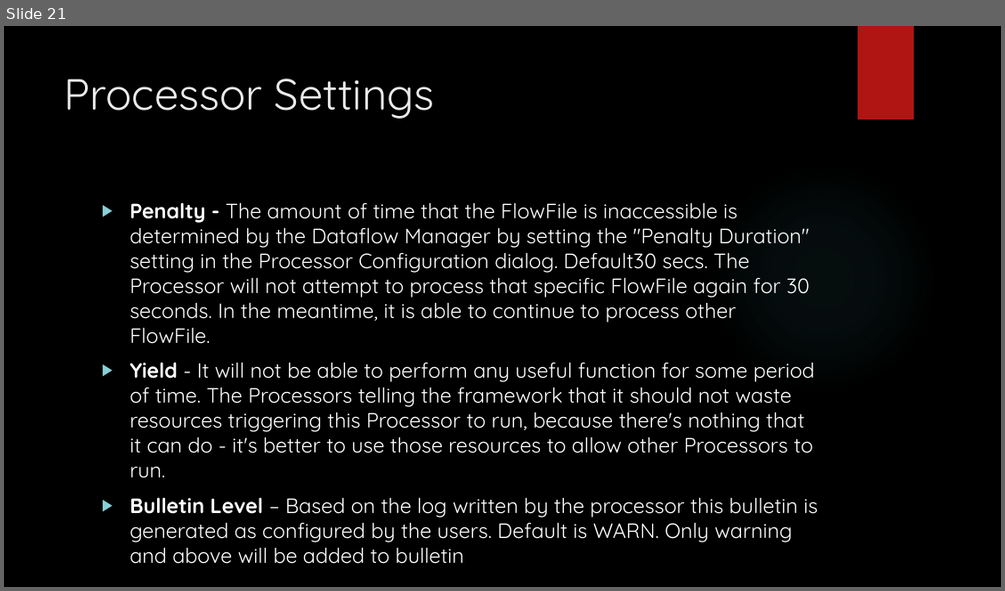
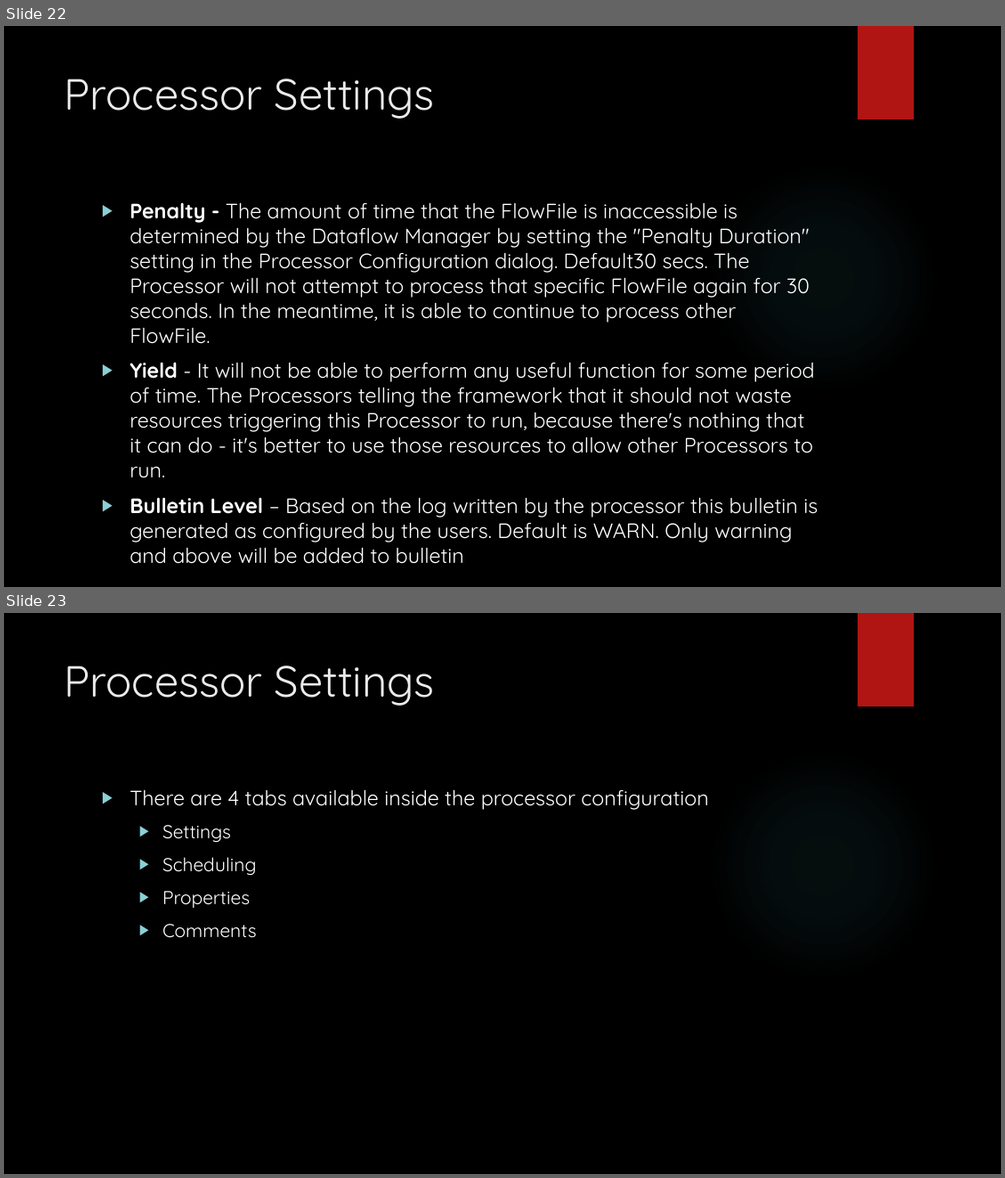
Before and after one commit to karthick1808/apachenifi, a slide deck: Apache Nifi.pptx. Shown one above the other, each under a label of ours: slide 21 before the commit, slides 22 and 23 after it. The pictures are 1005x591 and 1005x1178 pixels, drawn with LibreOffice and Linux fonts; fonts in the diff are those of the drawing; background and template pictures are left out. Boxes give left, top, right and bottom in pixels: in the first picture for what was removed or moved away, otherwise in the second. Text is boxed around its words. In the diff, an @@ line names an element or a change of style, - is before the commit and + after.

```diff
--- a/Apache Nifi.pptx
+++ b/Apache Nifi.pptx
@@ slide 23 added at (x1=4, y1=613, x2=1001, y2=1174), background picture (left out); not listed: 2 template elements that a slide beside it also shows @@
@@ title added at (x1=65, y1=666, x2=435, y2=706), 42 pt, text #EBEBEB @@
+Processor Settings
@@ text added at (x1=129, y1=789, x2=708, y2=938), 20 pt, text #FFFFFF @@
+▶ There are 4 tabs available inside the processor configuration
+  ▶ Settings
+  ▶ Scheduling
+  ▶ Properties
+  ▶ Comments
@@ what was slide 21 is now slide 22 @@
```
Also in this commit, not shown: 1 slide changed, 10 other slides added.
